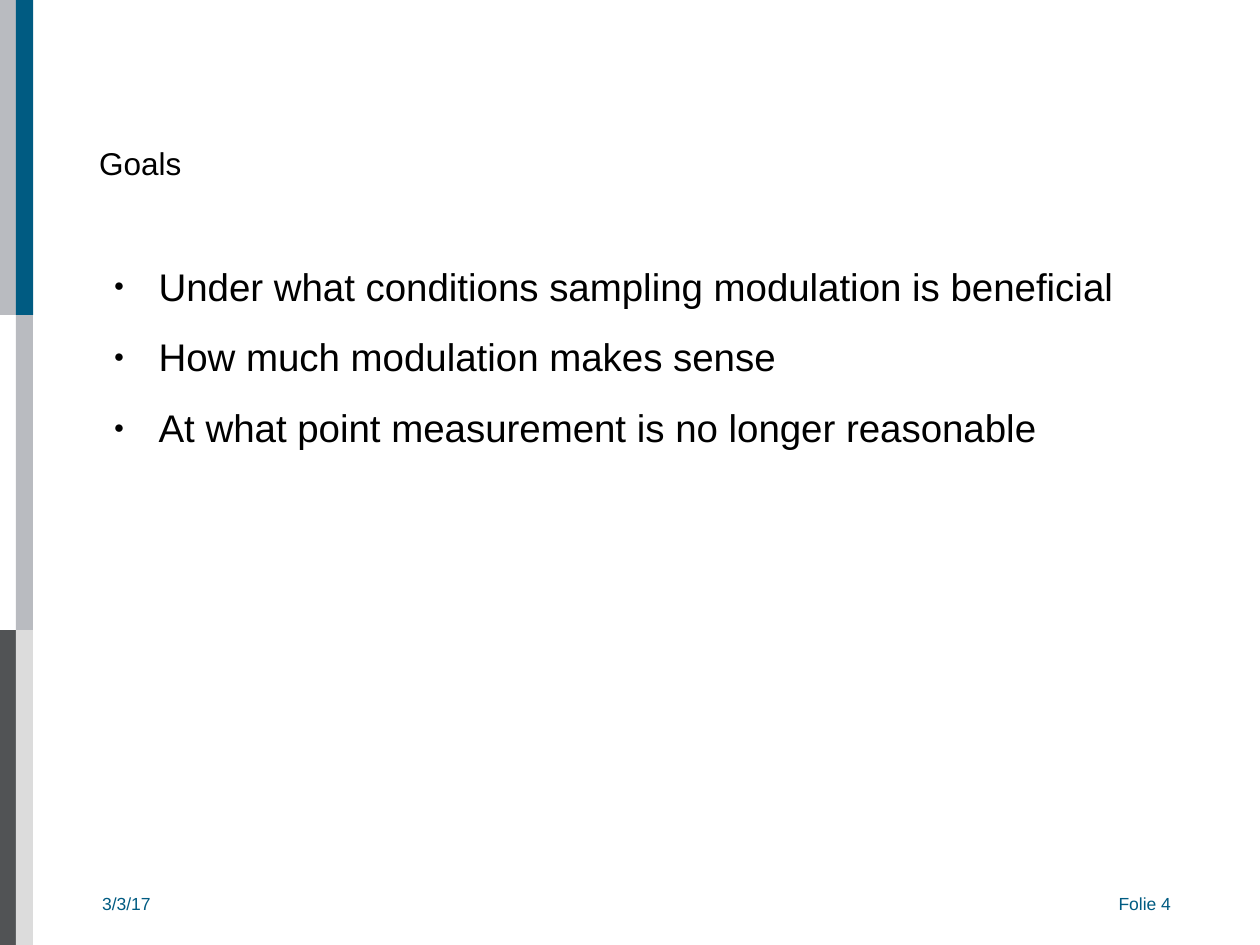
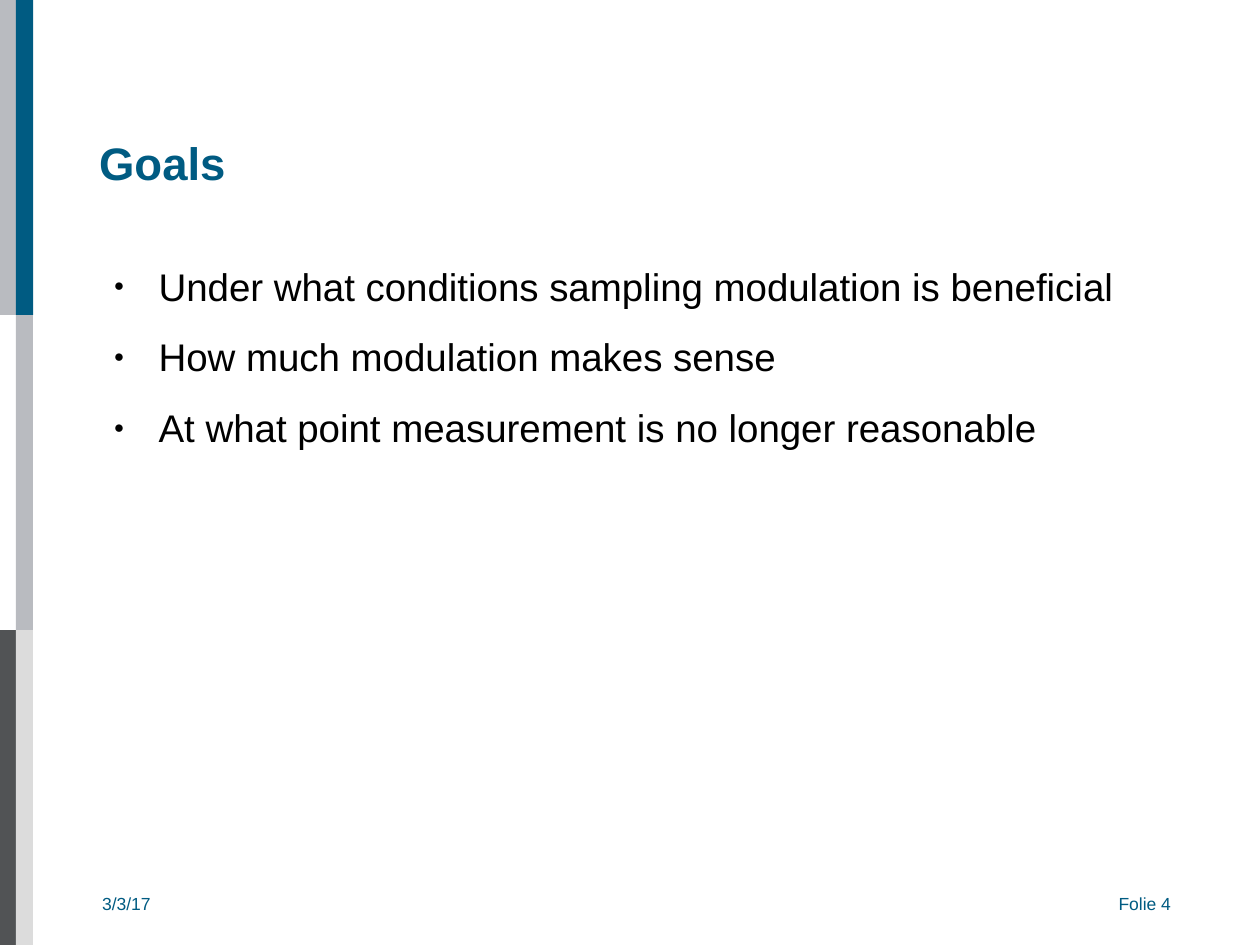
Before and after one commit to AlexAksentyev/EDM, a slide deck: slide 4 of Reports/CM/CM_proto.odp. Drawn at 1260x945 pixels with LibreOffice and Linux fonts; fonts in the diff are those of the drawing; background and template pictures are left out. Boxes give left, top, right and bottom in pixels: in the first picture for what was removed or moved away, otherwise in the second. Text is boxed around its words. In the diff, an @@ line names an element or a change of style, - is before the commit and + after.

```diff
--- a/Reports/CM/CM_proto.odp
+++ b/Reports/CM/CM_proto.odp
@@ title "Goals" at <box>99,147,225,181</box>: size 18 to 26 pt, text colour #000000 to #005B82, bold on @@
```
Also in this commit, not shown: 6 other slides changed, 1 slide added, 1 slide removed, 13 other files.
